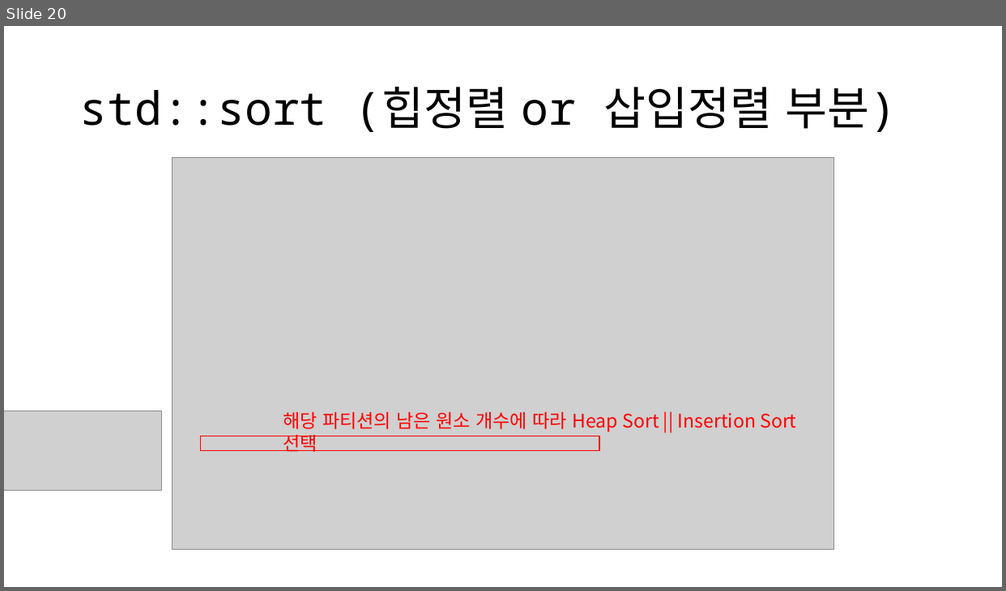
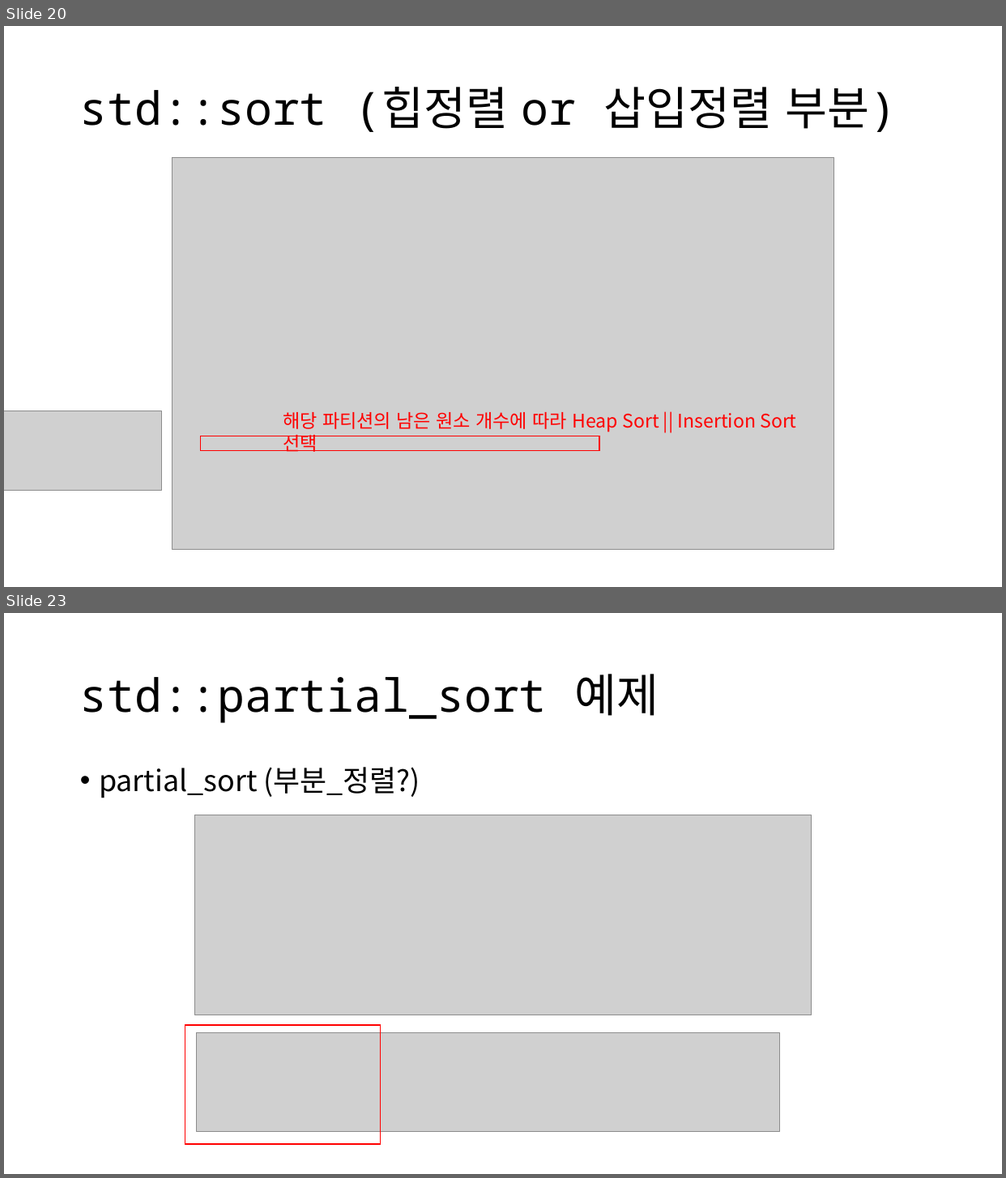
Before and after one commit to OptimizationStudy/Repo2019, a slide deck: opt_study_sorting_operations.pptx. Shown one above the other, each under a label of ours: slide 20 before the commit, slides 20 and 23 after it; the slides between them are not shown. The pictures are 1006x591 and 1006x1178 pixels, drawn with LibreOffice and Linux fonts; fonts in the diff are those of the drawing; grey boxes stand for pictures. Boxes give left, top, right and bottom in pixels: in the first picture for what was removed or moved away, otherwise in the second. Text is boxed around its words. In the diff, an @@ line names an element or a change of style, - is before the commit and + after.

Commit message:
update partial_sort, stable_sort

```diff
--- a/opt_study_sorting_operations.pptx
+++ b/opt_study_sorting_operations.pptx
@@ slide 23 added at (4,613,1002,1174), background #FFFFFF @@
@@ title added at (80,674,658,723), 44 pt, text #000000 @@
+std::partial_sort 예제
@@ text added at (99,767,420,798), 28 pt, text #000000 @@
+• partial_sort (부분_정렬?)
@@ picture added at (195,815,812,1015) @@
@@ rectangle added at (185,1025,381,1144), outline #FF0000 1 pt @@
@@ picture added at (197,1033,780,1131) @@
```
Also in this commit, not shown: 1 slide changed, 29 other slides added.
